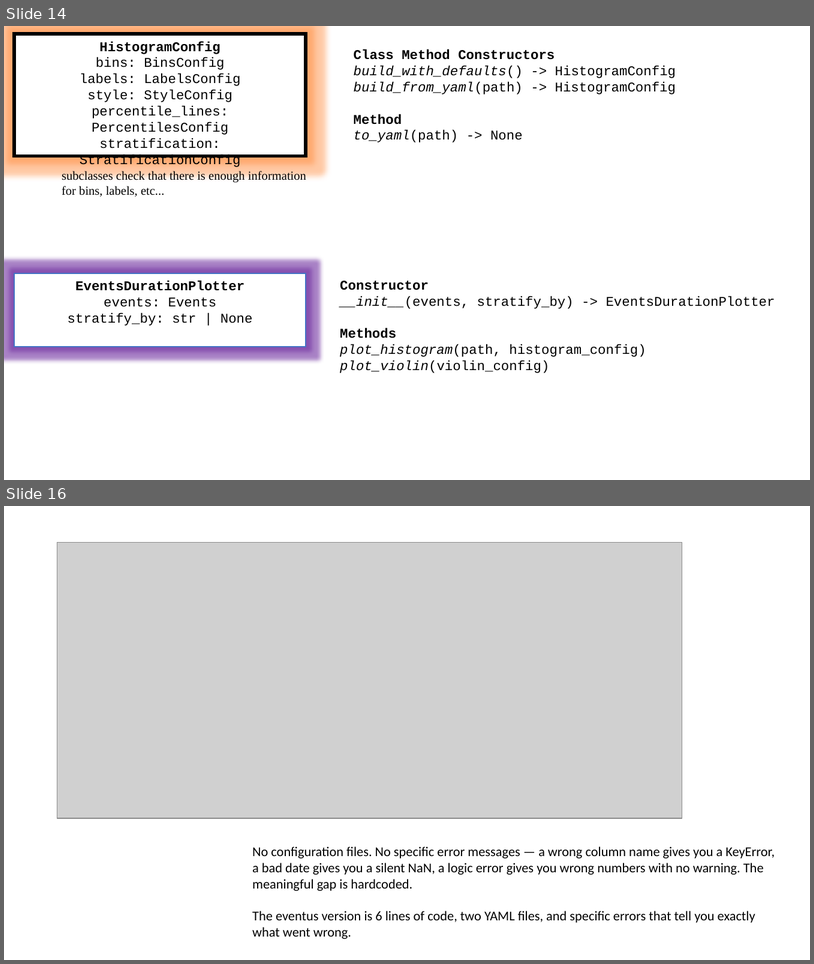
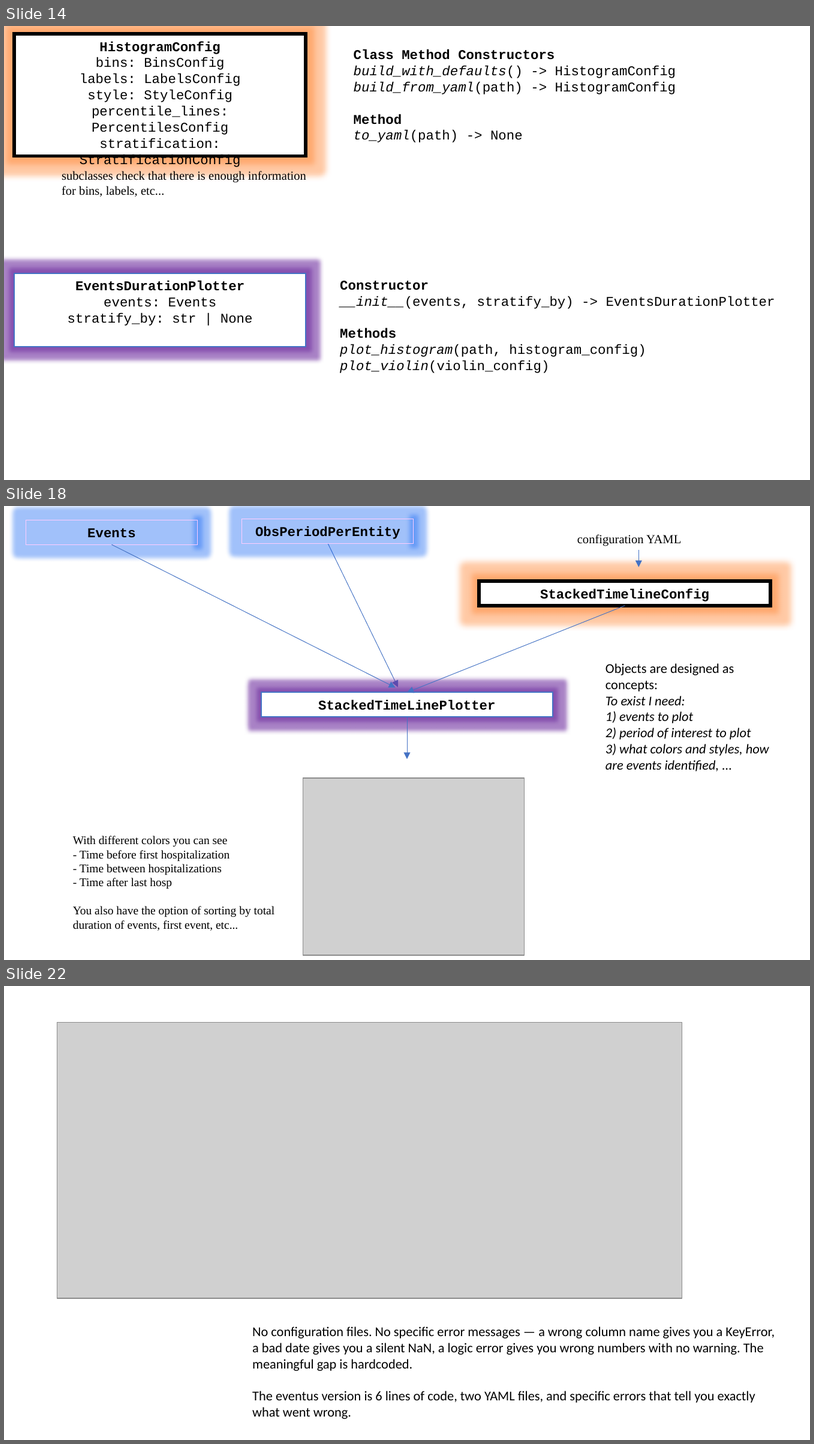
Before and after one commit to djarenas/eventus, a slide deck: eventus_architecture.pptx. Shown one above the other, each under a label of ours: slides 14 and 16 before the commit, slides 14, 18 and 22 after it; the slides between them are not shown. The pictures are 814x964 and 814x1444 pixels, drawn with LibreOffice and Linux fonts; fonts in the diff are those of the drawing; grey boxes stand for pictures. Boxes give left, top, right and bottom in pixels: in the first picture for what was removed or moved away, otherwise in the second. Text is boxed around its words. In the diff, an @@ line names an element or a change of style, - is before the commit and + after.

```diff
--- a/eventus_architecture.pptx
+++ b/eventus_architecture.pptx
@@ slide 18 added at <box>4,506,810,960</box>, background #FFFFFF @@
@@ rectangle added at <box>26,520,198,545</box>, outline #FFCCFF 0.75 pt, 12 pt, text #000000, bold @@
+Events
@@ rectangle added at <box>242,519,414,543</box>, outline #FFCCFF 0.75 pt, 12 pt, text #000000, bold @@
+ObsPeriodPerEntity
@@ text added at <box>578,534,681,546</box>, 11 pt, text #000000 @@
+configuration YAML
@@ arrow added from (112, 545) to (396, 687), #4472C4 0.5 pt @@
@@ arrow added from (328, 543) to (398, 687), #4472C4 0.5 pt @@
@@ arrow added from (639, 550) to (639, 567), #4472C4 0.5 pt @@
@@ rectangle added at <box>479,581,771,605</box>, fill #FFFFFF, outline #000000 3 pt, 12 pt, text #000000, bold @@
+StackedTimelineConfig
@@ arrow added from (625, 605) to (407, 692), #4472C4 0.5 pt @@
@@ text added at <box>606,663,770,771</box>, 12 pt, text #000000, italic @@
+Objects are designed as concepts:
+To exist I need:
+1) events to plot
+2) period of interest to plot
+3) what colors and styles, how are events identified, ...
@@ rectangle added at <box>261,692,553,717</box>, fill #FFFFFF, outline #4472C4 1 pt, 12 pt, text #000000, bold @@
+StackedTimeLinePlotter
@@ arrow added from (407, 717) to (407, 759), #4472C4 0.5 pt @@
@@ picture added at <box>303,778,525,955</box> @@
@@ text added at <box>73,835,275,930</box>, 10.5 pt, text #000000 @@
+With different colors you can see
+- Time before first hospitalization
+- Time between hospitalizations
+- Time after last hosp
+You also have the option of sorting by total duration of events, first event, etc...
@@ what was slide 16 is now slide 22 @@
```
Also in this commit, not shown: 1 slide changed, 5 other slides added, 7 other files.
